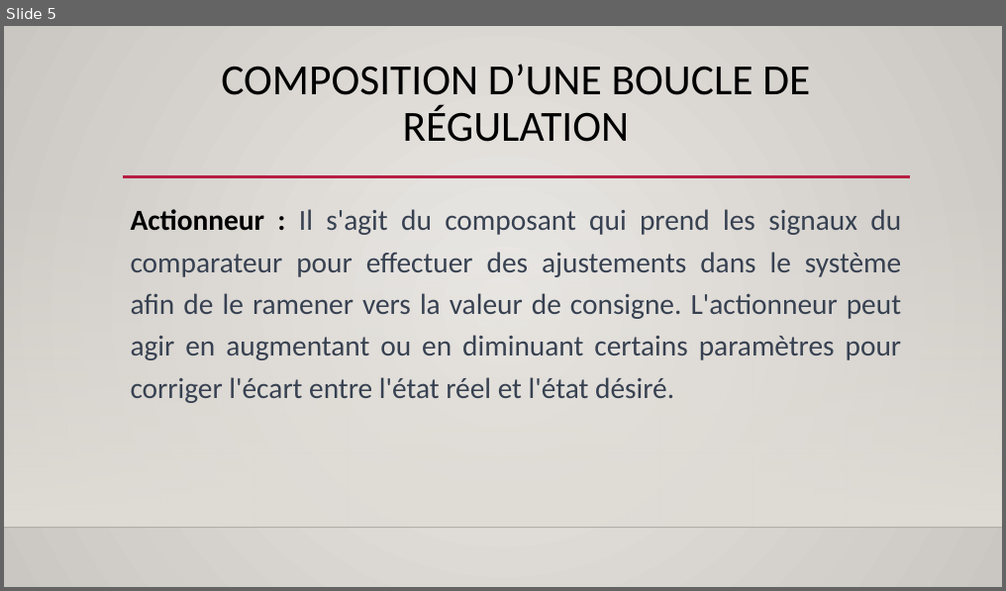
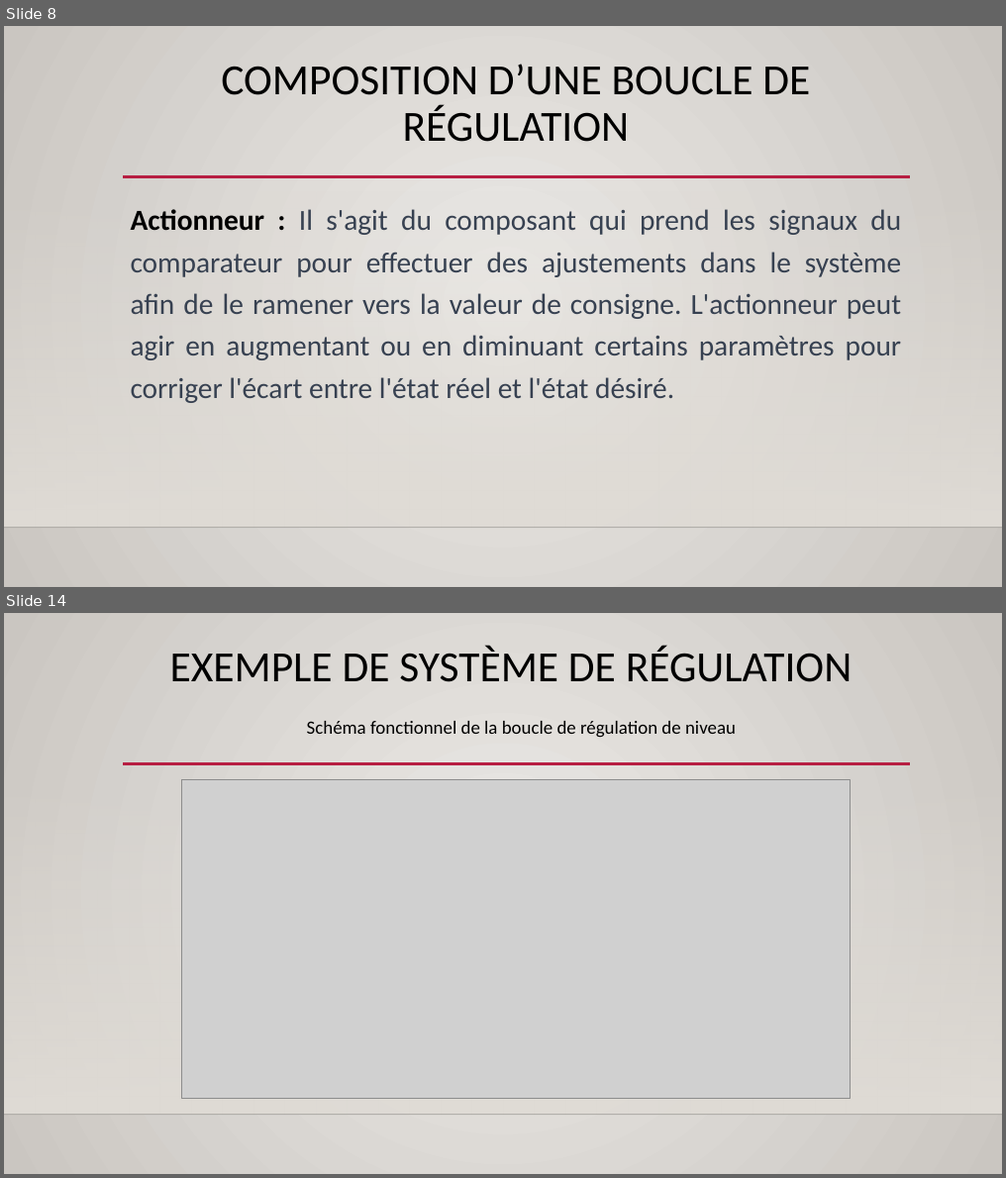
Before and after one commit to Aboudara/Document, a slide deck: Formation regulation.pptx. Shown one above the other, each under a label of ours: slide 5 before the commit, slides 8 and 14 after it; the slides between them are not shown. The pictures are 1006x591 and 1006x1178 pixels, drawn with LibreOffice and Linux fonts; fonts in the diff are those of the drawing; grey boxes stand for pictures; background and template pictures are left out. Boxes give left, top, right and bottom in pixels: in the first picture for what was removed or moved away, otherwise in the second. Text is boxed around its words. In the diff, an @@ line names an element or a change of style, - is before the commit and + after.

```diff
--- a/Formation regulation.pptx
+++ b/Formation regulation.pptx
@@ slide 14 added at [4, 613, 1002, 1174], background gradient #ECEAE7 to #CAC7C1; not listed: 3 template elements that a slide beside it also shows @@
@@ title added at [170, 646, 852, 682], 41.4 pt, text #000000 @@
+EXEMPLE DE SYSTÈME DE RÉGULATION
@@ text added at [307, 721, 736, 738], 18 pt, text #000000 @@
+Schéma fonctionnel de la boucle de régulation de niveau
@@ picture added at [181, 780, 849, 1099] @@
@@ what was slide 5 is now slide 8 @@
```
Also in this commit, not shown: 2 slides changed, 7 other slides added, 1 slide removed.
